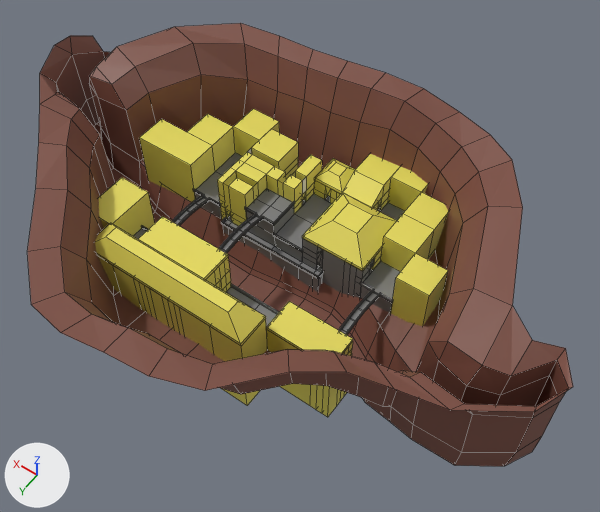
One commit to the Blender file blender/hidden_town.blend: the scene before it, then after it.
Before and after are seen from a 50 mm camera at (-95.0, 130.1, 186.0) aimed at (-12.2, 14.2, 4.0). Arrows for +X, +Y and +Z are at lower left; the lights stay in place. Mesh edges are drawn as thin lines.

The older version as bpy lines, for what is in view:
```python
me_plane = bpy.data.meshes.new('Plane')
me_plane.from_pydata(...)  # 2135 vertices, 2112 faces, 3 loose edges; spans x -18.3..18.4, y -7.8..15.8, z -4.0..6.2
# faces by material slot: [27, 247, 1060, 778]
me_plane.materials.append(mat_material)  # white #e7e7e7
me_plane.materials.append(mat_material_001)  # brown #7c4d41
me_plane.materials.append(mat_material_002)  # grey #7c7c7c
me_plane.materials.append(mat_material_003)  # yellow #e7db5c
ob_plane = bpy.data.objects.new('Plane', me_plane)
ob_plane.location = (0.0, 0.0, 0.0)
ob_plane.scale = (5.0, 5.0, 5.0)
```
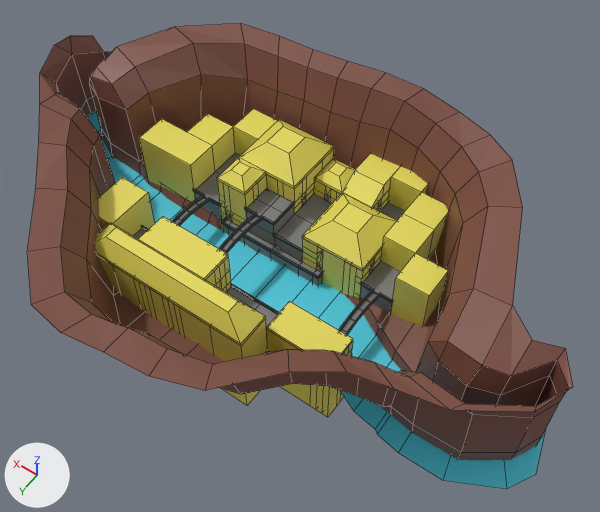
Commit message: Some tweaks to the new test map

What differs and where, as boxes [x1, y1, x2, y2] in the pictures (600 x 512 px; the box of a moved part takes in the faces that stretch with it):
```json
{"object": "Plane", "change": "reshaped", "before": [27, 23, 573, 466], "after": [27, 23, 573, 489]}
{"part": 1, "of": "me_plane", "change": "added", "after": [239, 119, 334, 189], "on screen": "yellow"}
{"part": 2, "of": "me_plane", "change": "added", "after": [217, 157, 266, 195], "on screen": "yellow"}
{"part": 3, "of": "me_plane", "change": "added", "after": [88, 111, 545, 489], "on screen": "cyan"}
{"part": 4, "of": "me_plane", "change": "moved or reshaped", "before": [141, 189, 221, 231], "after": [141, 149, 334, 231]}
{"part": 5, "of": "me_plane", "change": "moved or reshaped", "before": [360, 282, 393, 303], "after": [360, 282, 393, 303]}
{"part": 6, "of": "me_plane", "change": "recoloured", "before": [231, 282, 392, 314], "after": [231, 282, 392, 314]}
{"part": 7, "of": "me_plane", "change": "recoloured", "before": [302, 177, 306, 194], "after": [302, 177, 306, 194]}
{"part": 8, "of": "me_plane", "change": "recoloured", "before": [302, 238, 374, 298], "after": [302, 238, 374, 298]}
```

Edits to the scene script, one JSON object a line:
```json
{"op": "add", "block": "mat_material_004", "code": ["mat_material_004 = principled_material('Material.004')", "mat_material_004.base_color = (0.0764, 0.627, 0.8)  # cyan #4ecfe7"]}
{"block": "me_plane", "where": "# used by ob_plane; location = (0.0, 0.0, 0.0); scale = (5.0, 5.0, 5.0)"}
{"op": "remove", "block": "me_plane", "code": "me_plane.from_pydata(...)  # 2135 vertices, 2112 faces, 3 loose edges; spans x -18.3..18.4, y -7.8..15.8, z -4.0..6.2"}
{"op": "add", "block": "me_plane", "code": "me_plane.from_pydata(...)  # 2211 vertices, 2159 faces, 3 loose edges; spans x -18.7..18.4, y -7.8..15.8, z -4.0..6.2"}
{"block": "me_plane", "change": "me_plane part 1: the loose piece of 12 vertices spanning x -6.0..-2.0, y -2.0..2.0, z 1.2..2.4 is copied, and the copy is moved by (6.0, -2.0, 1.0); it spans x 0.0..4.0, y -4.0..0.0, z 2.2..3.4"}
{"block": "me_plane", "change": "me_plane part 2: the loose piece of 12 vertices spanning x -2.0..0.0, y -4.0..-2.0, z 1.2..1.9 is copied, and the copy is moved by (4.0, 4.0, 1.0); it spans x 2.0..4.0, y 0.0..2.0, z 2.2..2.9"}
{"block": "me_plane", "change": "me_plane part 3: a new loose piece of 48 vertices spanning x -18.7..18.3, y -3.7..8.5, z -1.8, in mat_material_004 (cyan #4ecfe7)"}
{"block": "me_plane", "change": "me_plane part 4"}
{"block": "me_plane", "change": "63 faces are deleted"}
{"block": "me_plane", "change": "4 vertices are added at (0.8, -4.0, 2.2), (0.0, -4.0, 2.2), (0.0, -4.0, 1.0), (0.8, -4.0, 1.0)"}
{"block": "me_plane", "change": "11 new faces join them, mat_material_003 (yellow #e7db5c)"}
{"block": "me_plane", "change": "56 new faces join them, mat_material_002 (grey #7c7c7c)"}
{"block": "me_plane", "change": "me_plane part 5"}
{"block": "me_plane", "change": "27 faces are deleted"}
{"block": "me_plane", "change": "27 new faces join them, mat_material_002 (grey #7c7c7c)"}
{"block": "me_plane", "change": "me_plane part 6: 9 faces spanning x -8.0..0.0, y 2.0..6.0, z -0.5..0.2 switch from mat_material (white #e7e7e7) to mat_material_002 (grey #7c7c7c)"}
{"block": "me_plane", "change": "me_plane part 7: 2 faces spanning x 0.0..4.0, y -1.2..-0.8, z 1.0..2.2 switch from mat_material (white #e7e7e7) to mat_material_003 (yellow #e7db5c)"}
{"block": "me_plane", "change": "me_plane part 8: 51 faces spanning x -6.0..-2.0, y -2.0..2.0, z -4.0..1.2 switch from mat_material_002 (grey #7c7c7c) to mat_material_003 (yellow #e7db5c)"}
{"op": "add", "block": "me_plane", "code": "me_plane.materials.append(mat_material_004)  # cyan #4ecfe7"}
```
